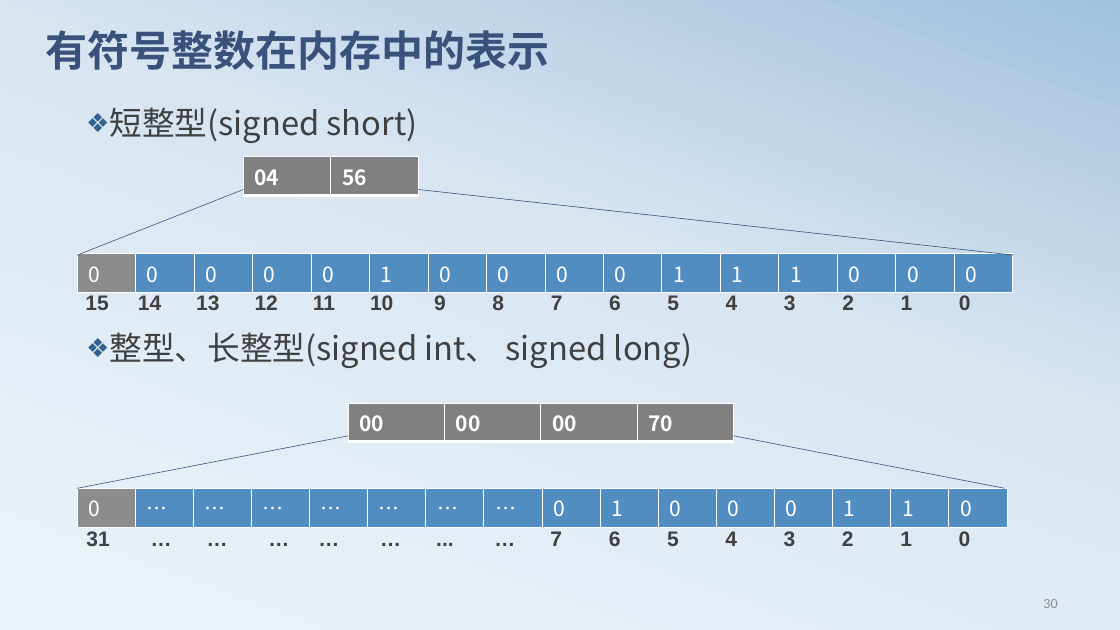
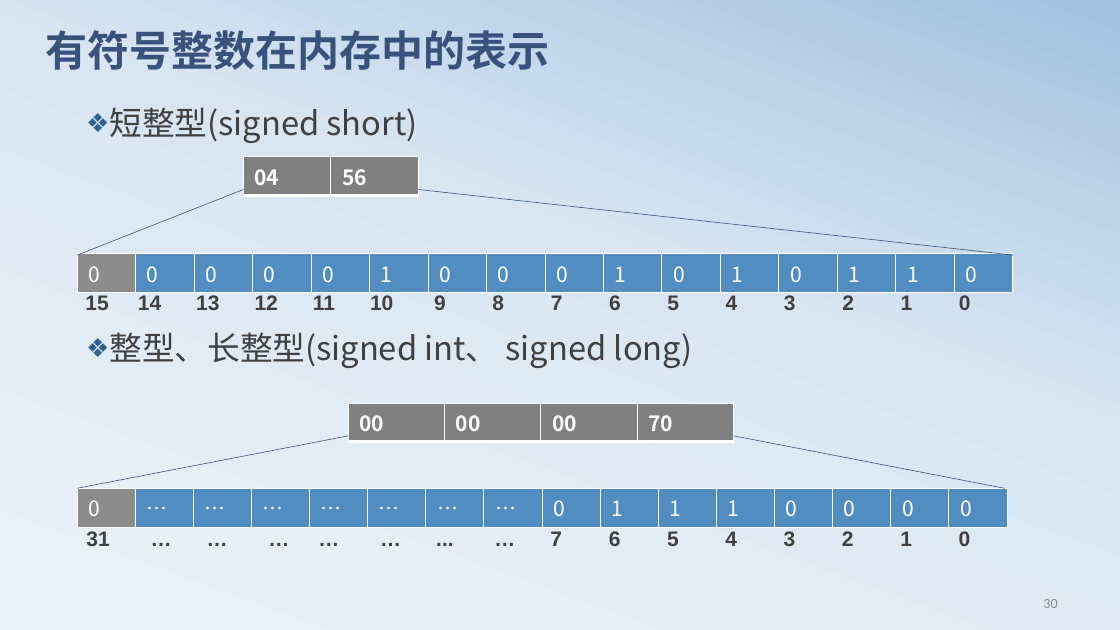
Before and after one commit to edu2act/course-C, a slide deck: slide 31 of materials/slides/chapt02.pptx. Drawn at 1120x630 pixels with LibreOffice and Linux fonts; fonts in the diff are those of the drawing. Boxes give left, top, right and bottom in pixels: in the first picture for what was removed or moved away, otherwise in the second. Text is boxed around its words. In the diff, an @@ line names an element or a change of style, - is before the commit and + after.

```diff
--- a/materials/slides/chapt02.pptx
+++ b/materials/slides/chapt02.pptx
@@ table at (x1=77, y1=254, x2=1018, y2=288) @@
-row 1: 0 | 0 | 0 | 0 | 0 | 1 | 0 | 0 | 0 | 0 | 1 | 1 | 1 | 0 | 0 | 0
+row 1: 0 | 0 | 0 | 0 | 0 | 1 | 0 | 0 | 0 | 1 | 0 | 1 | 0 | 1 | 1 | 0
@@ table at (x1=77, y1=488, x2=1005, y2=523) @@
-row 1: 0 | … | … | … | … | … | … | … | 0 | 1 | 0 | 0 | 0 | 1 | 1 | 0
+row 1: 0 | … | … | … | … | … | … | … | 0 | 1 | 1 | 1 | 0 | 0 | 0 | 0
```
Also in this commit, not shown: 26 other slides changed, 5 other files.
